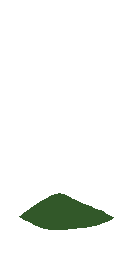
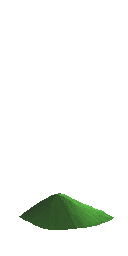
Two versions of the same layered image (128 × 256). Layer-by-layer changes:
painted on "hill 4" over [19, 193, 114, 230]
